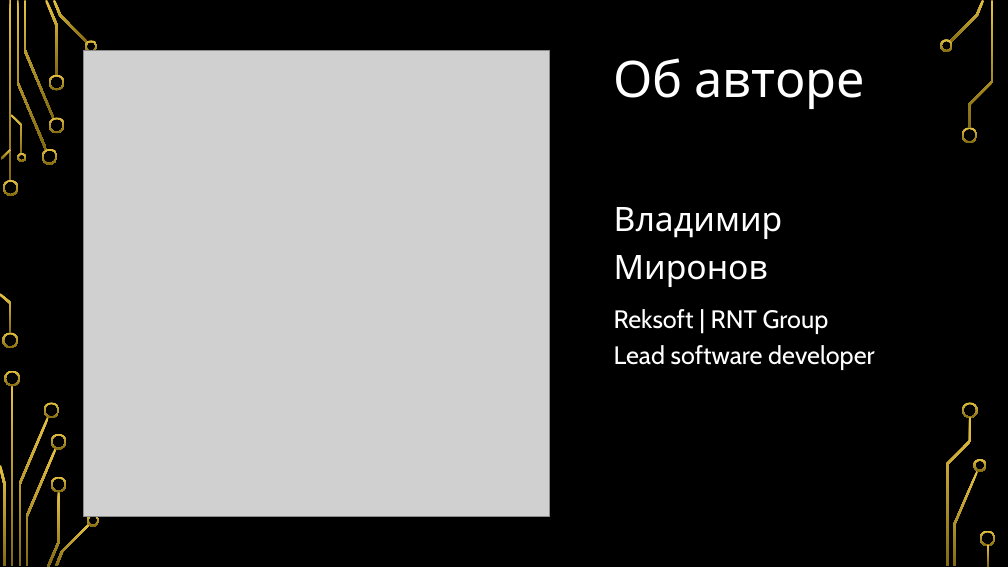
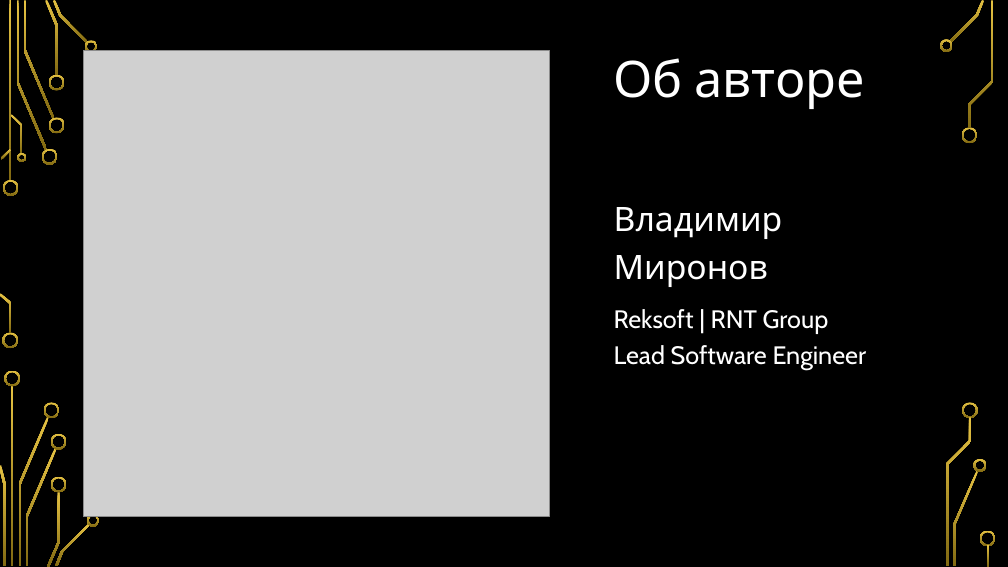
Before and after one commit to Vovch/AI-Presentation, a slide deck: slide 2 of Инструменты ИИ для программирования.pptx. Drawn at 1008x567 pixels with LibreOffice and Linux fonts; fonts in the diff are those of the drawing; grey boxes stand for pictures; background and template pictures are left out. Boxes give left, top, right and bottom in pixels: in the first picture for what was removed or moved away, otherwise in the second. Text is boxed around its words. In the diff, an @@ line names an element or a change of style, - is before the commit and + after.

Commit message:
Minor changes

```diff
--- a/Инструменты ИИ для программирования.pptx
+++ b/Инструменты ИИ для программирования.pptx
@@ text at bbox=[614, 309, 867, 370]: text changed @@
-Reksoft | RNT Group
-Lead software developer
+Reksoft | RNT Group
+Lead Software Engineer
```
